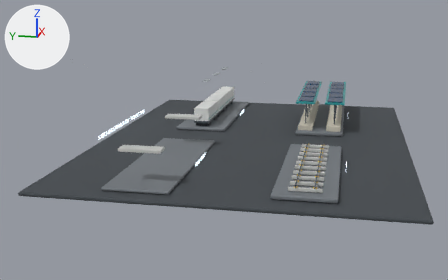
Before and after pictures for a commit that changed the Blender file engineering/fabrication-assembly-digital-twin/fabrication-assembly-digital-twin.blend.
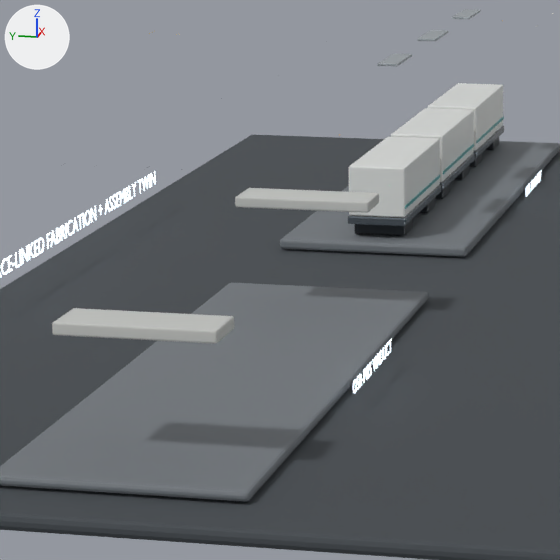
There are two pictures of each version: one whole from a camera (50 mm lens) standing at (-126.0, -18.5, 30.8) and looking at (-6.9, 5.3, 1.1), one close up on the part from 23% to 56% of the width and 23% to 75% of the height. The axes (+X, +Y, +Z) are drawn at upper left. The lights are the same throughout. The last two pictures show the newer version. Both versions are drawn at frame 108 of the action 'Viaduct pier.001Action'; the numbers are the values there.

In view in the first close-up: '7 m hollow pier cap', '7 m hollow pier cap.001', 'Car 1 body module', 'Car 1 underframe', 'Car 2 body module', 'Car 3 body module', 'Factory hall floor', 'SOURCE-LINKED FABRICATION + ASSEMBLY TWIN', 'Train final assembly road', 'Viaduct erection zone' and 16 more.
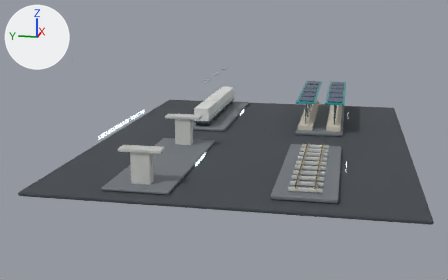
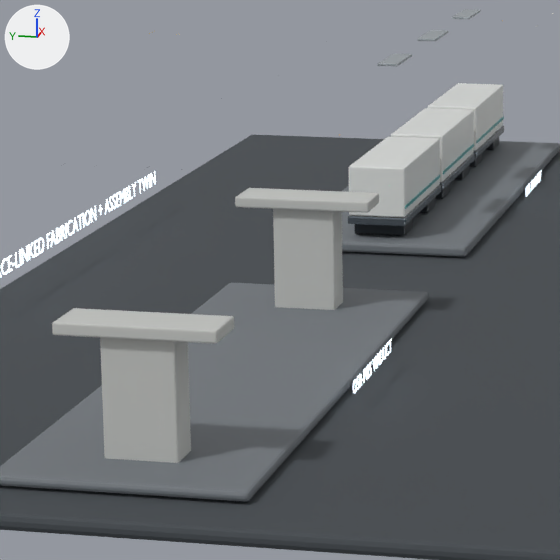
Boxes [x1, y1, x2, y2] around the edits, measured in the close-ups (560 x 560 px):
'Viaduct pier', moved, rescaled (not visible before): after [100, 338, 191, 463]
'Viaduct pier.001', moved, rescaled (not visible before): after [273, 209, 343, 310]

Diff of the bpy script that builds the scene:
```diff
--- a/engineering/fabrication-assembly-digital-twin/fabrication-assembly-digital-twin.blend.py
+++ b/engineering/fabrication-assembly-digital-twin/fabrication-assembly-digital-twin.blend.py
@@ ob_viaduct_pier @@
 ob_viaduct_pier = bpy.data.objects.new('Viaduct pier', me_cube_062)
-ob_viaduct_pier.location = (-35.0, 13.0, -3.0)
-ob_viaduct_pier.scale = (0.02, 0.02, 0.02)
+ob_viaduct_pier.location = (-35.0, 13.0, 3.0)
 _m = ob_viaduct_pier.modifiers.new('fabrication edge radii', 'BEVEL')
@@ ob_viaduct_pier_001 @@
 ob_viaduct_pier_001 = bpy.data.objects.new('Viaduct pier.001', me_cube_064)
-ob_viaduct_pier_001.location = (-9.0, 13.0, -3.0)
-ob_viaduct_pier_001.scale = (0.02, 0.02, 0.02)
+ob_viaduct_pier_001.location = (-9.0, 13.0, 3.0)
 _m = ob_viaduct_pier_001.modifiers.new('fabrication edge radii', 'BEVEL')
```
